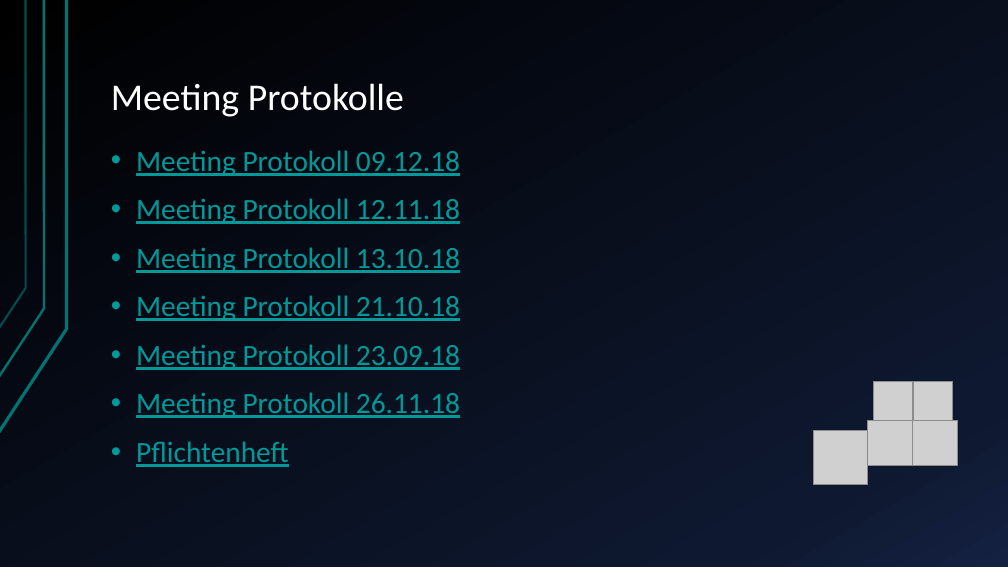
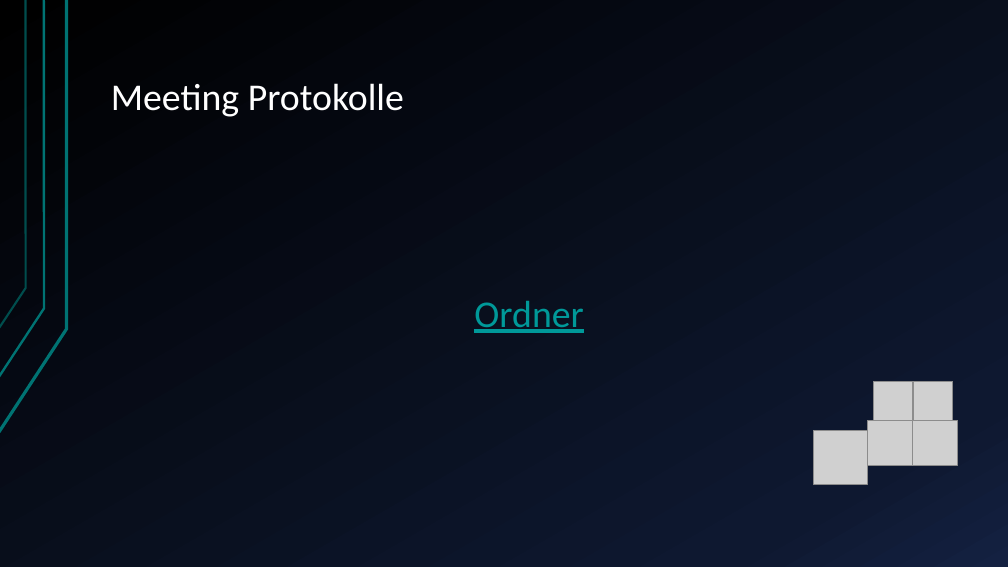
Before and after one commit to Gnuhry/Mario, a slide deck: slide 6 of Rice and Jump.pptx. Drawn at 1008x567 pixels with LibreOffice and Linux fonts; fonts in the diff are those of the drawing; grey boxes stand for pictures. Boxes give left, top, right and bottom in pixels: in the first picture for what was removed or moved away, otherwise in the second. Text is boxed around its words. In the diff, an @@ line names an element or a change of style, - is before the commit and + after.

```diff
--- a/Rice and Jump.pptx
+++ b/Rice and Jump.pptx
@@ text at [474,301,583,333]: text changed; size 28 to 36 pt @@
-• Meeting Protokoll 09.12.18
-• Meeting Protokoll 12.11.18
-• Meeting Protokoll 13.10.18
-• Meeting Protokoll 21.10.18
-• Meeting Protokoll 23.09.18
-• Meeting Protokoll 26.11.18
-• Pflichtenheft
+Ordner
```
Also in this commit, not shown: 1 other slide changed, 3 other files.
